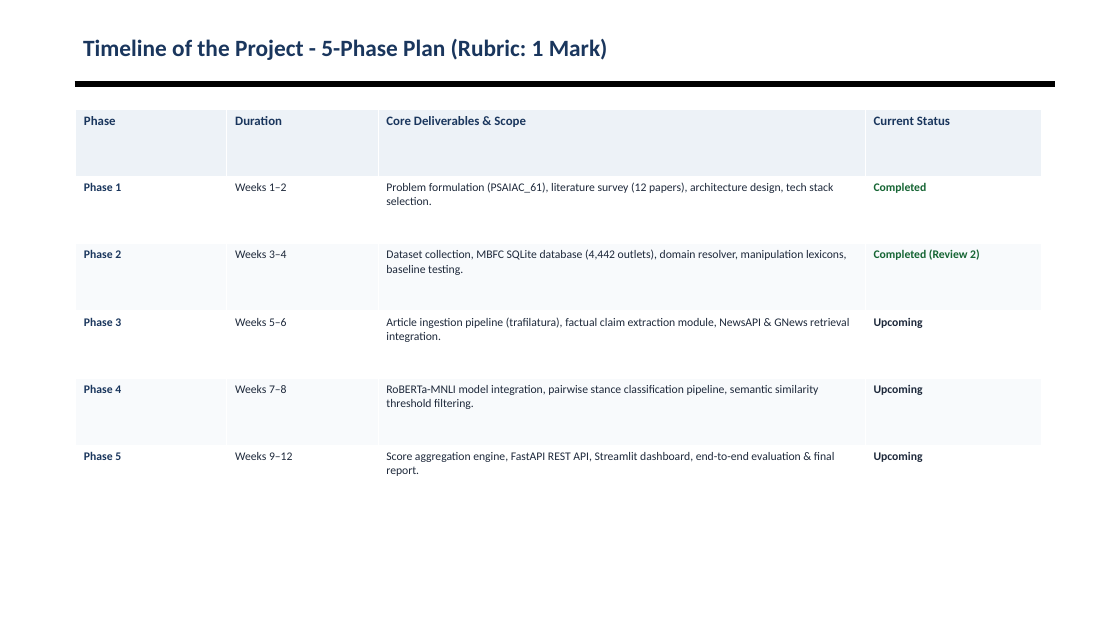
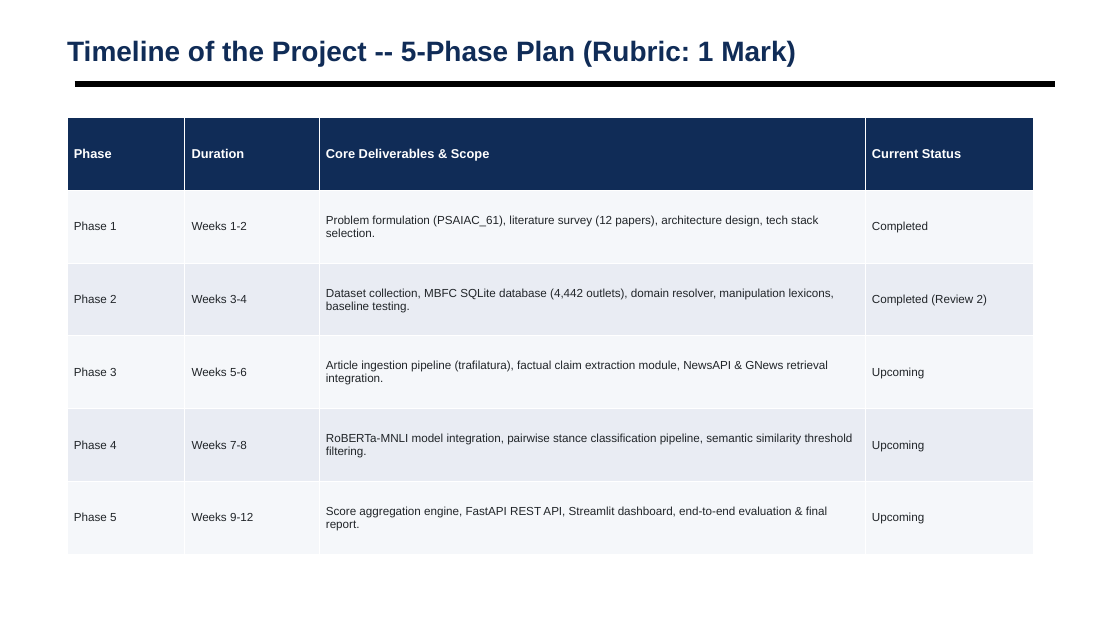
Before and after one commit to shubhamsapr5-eng/truth-lens, a slide deck: slide 14 of docs/AI_News_Credibility_Scorer_Review2.pptx. Drawn at 1120x630 pixels with LibreOffice and Linux fonts; fonts in the diff are those of the drawing; background and template pictures are left out. Boxes give left, top, right and bottom in pixels: in the first picture for what was removed or moved away, otherwise in the second. Text is boxed around its words. In the diff, an @@ line names an element or a change of style, - is before the commit and + after.

Commit message:
docs: add Review 2 presentation PPTX and build script

```diff
--- a/docs/AI_News_Credibility_Scorer_Review2.pptx
+++ b/docs/AI_News_Credibility_Scorer_Review2.pptx
@@ text at [67, 40, 796, 66]: text changed; size 20 to 24 pt; font Calibri to Arial; text colour #1A365D to #102C57 @@
-Timeline of the Project - 5-Phase Plan (Rubric: 1 Mark)
+Timeline of the Project -- 5-Phase Plan (Rubric: 1 Mark)
@@ text "Timeline of the Project -- ..." at [67, 40, 796, 66]: vertical alignment middle to top @@
@@ table at [67, 118, 1033, 555] @@
-row 2, column 2: Weeks 1–2
+row 2, column 2: Weeks 1-2
-row 3, column 2: Weeks 3–4
+row 3, column 2: Weeks 3-4
-row 4, column 2: Weeks 5–6
+row 4, column 2: Weeks 5-6
-row 5, column 2: Weeks 7–8
+row 5, column 2: Weeks 7-8
-row 6, column 2: Weeks 9–12
+row 6, column 2: Weeks 9-12
@@ fill #EDF2F7 to #102C57 in row 1 @@
@@ fill #FFFFFF to #F5F7FA in 12 cells @@
@@ fill #F8FAFC to #E9EDF4 in 8 cells @@
@@ font Calibri to Arial @@
@@ text colour #1A365D to #FFFFFF in "Phase", "Duration", "Core Deliverables & Scope", "Current Status" @@
@@ text colour #1A365D to #212529 in "Phase 1", "Phase 2", "Phase 3", "Phase 4" and 1 more places @@
@@ bold off in "Phase 1", "Completed", "Phase 2", "Completed (Review 2)" and 6 more places @@
@@ text colour #1E293B to #212529 in "Problem formulation (PSAIAC_61), literature survey (12 paper ...", "Dataset collection, MBFC SQLite database (4,442 outlets), ...", "Article ingestion pipeline (trafilatura), factual claim extr ...", "Upcoming" and 4 more places @@
@@ text colour #166534 to #212529 in "Completed", "Completed (Review 2)" @@
@@ table: place and size @@
-table at [76, 109, 1042, 513]
+table at [67, 118, 1033, 555]
```
Also in this commit, not shown: 13 other slides changed, 1 other file.
